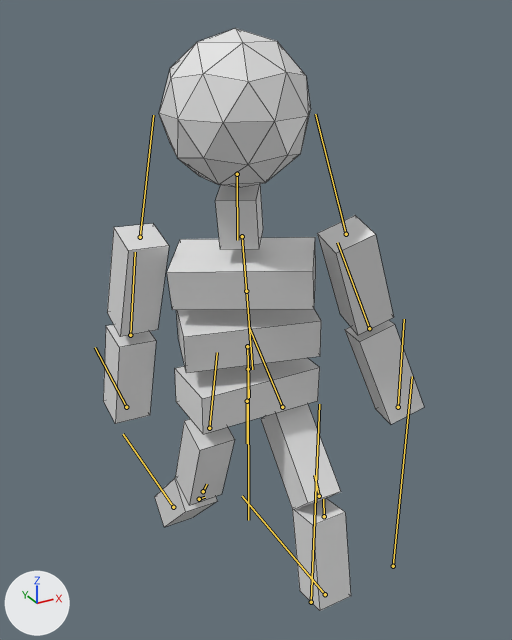
One commit to the FBX model Assets/Visuals/Models/JailbreakBoi.fbx: the scene before it, then after it.
Rendered twice from a 50 mm camera at (-0.01001, -0.01876, 0.01915) aimed at (0.00067, 0.00066, 0.00944). Arrows for +X, +Y and +Z are at lower left; the lights stay in place. Both versions are drawn at frame 329 of the action 'Armature|ArmatureAction'; the numbers are the values there. The bones that bend it are drawn over the model as lines. Mesh edges are drawn as thin lines.
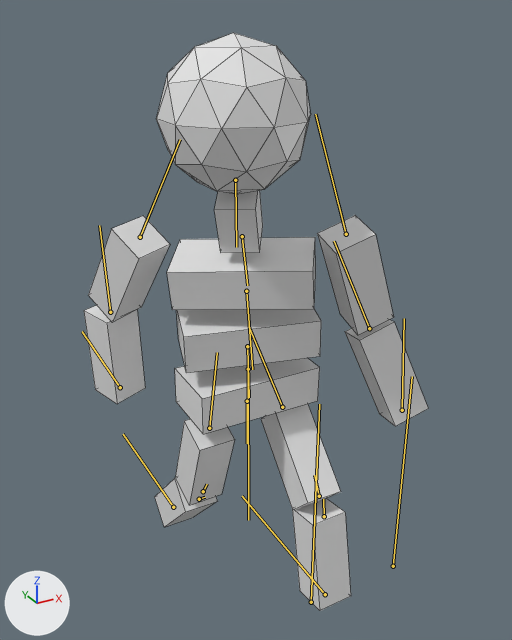
The change in detail:
Bone 'Neck' (bone_neck) turns from (0, 0, 0) to (-11, 0, 0) degrees about its own x, y and z.
Bone 'Head' (bone_head) turns from (11, -34, -9) to (24, -31, -16) degrees about its own x, y and z.
Bone 'UpperArm.L' (bone_upperarm_l) turns from (10, 34, 2) to (-10, 57, -23) degrees about its own x, y and z.
Bone 'Forearm.L' (bone_forearm_l) turns from (0, 0, 5) to (-1, -3, 31) degrees about its own x, y and z.
Bone 'Forearm.R' (bone_forearm_r) turns from (0, 0, -18) to (0, 2, -23) degrees about its own x, y and z.

Where the change shows, as pixel boxes [x1, y1, x2, y2] in the pictures (512 x 640 px):
'Cube', posed (7% wider): before [103, 28, 424, 611]; after [84, 33, 428, 611]
bone 'Neck', root to tip: before (242, 236) to (246, 292); after (242, 236) to (247, 285)
bone 'Head', root to tip: before (237, 174) to (237, 240); after (235, 180) to (236, 247)
bone 'UpperArm.L', root to tip: before (140, 237) to (153, 115); after (140, 237) to (180, 139)
bone 'Forearm.L', root to tip: before (130, 335) to (135, 252); after (110, 312) to (99, 225)
bone 'Forearm.R', root to tip: before (369, 328) to (337, 242); after (369, 328) to (334, 241)
